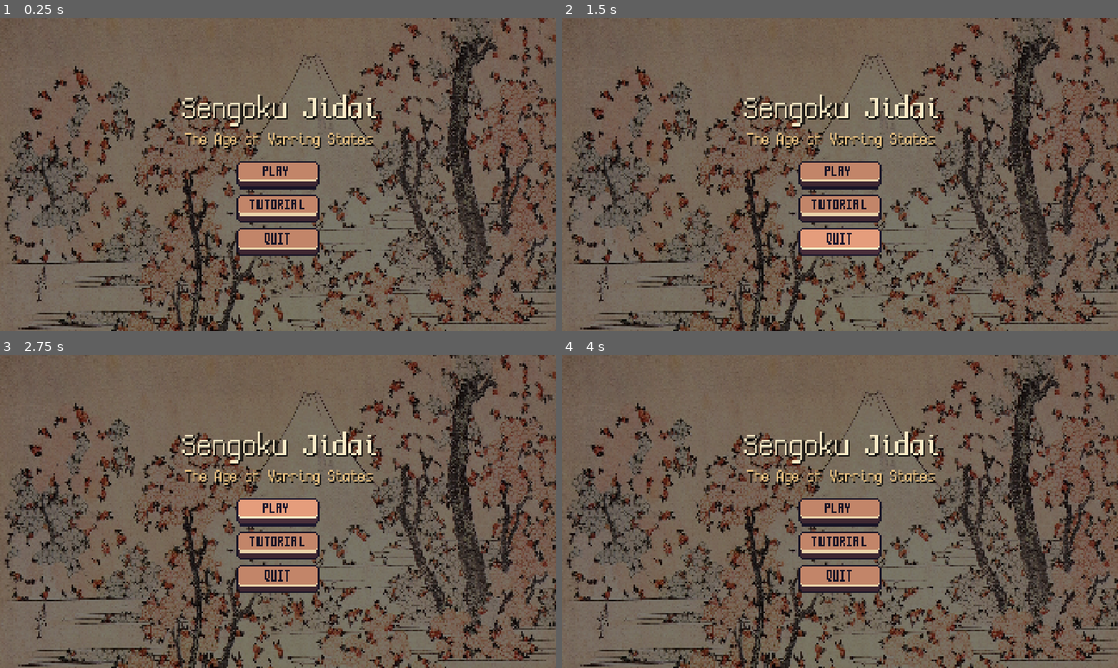
Above: before the commit, frames 1-4 (two rows, left to right).
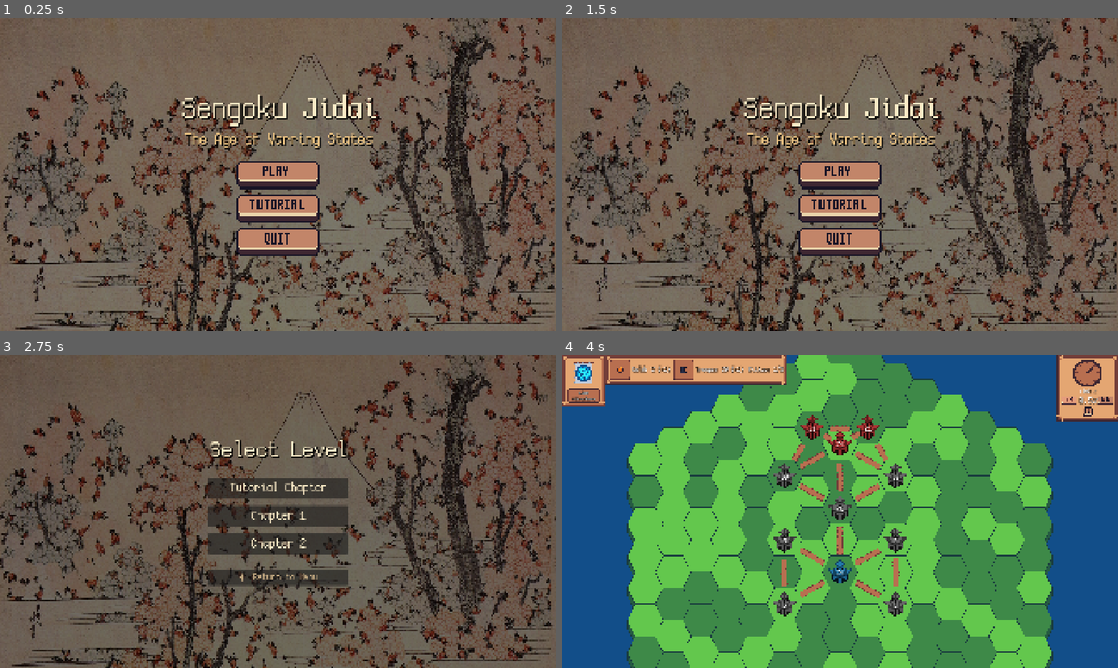
Above: after the commit, the same moments.

Repository: OliverKris/CSCI6562-Project
Game: Godot game, scene res://UI/MainMenu/MainMenu.tscn
Same seed, same stepped clock (60 frames per second), same inputs: the game is played once before the commit and once after it.
Inputs (mouse positions are in pixels of both pictures, inside the frame that each line leads up to):
- Up to frame 1 (0.25 s): no input
- Up to frame 2 (1.5 s): click (840, 174) at 0.5 s; click (840, 240) at 1.25 s, where only the run after the commit has a clickable "◀ Return to Menu"
- Up to frame 3 (2.75 s): click (278, 511) at 2 s
- Up to frame 4 (4 s): click (840, 514) at 2.75 s, where only the run after the commit has a clickable "Chapter 1"; click (1067, 401) at 3.52 s

The runs differ from the first frame. In frame 1, 23% of the frame differs, in the area x 0-100%, y 0-100%; in frame 2, 21%; in frame 3, 39%; in frame 4, 99%.
Error before the commit: Parse Error: Identifier "level_select" not declared in the current scope. (res://UI/MainMenu/MainMenu.gd:32)

Commit message:
Merge fixes

Diff:
--- a/UI/MainMenu/MainMenu.gd
+++ b/UI/MainMenu/MainMenu.gd
@@ -7,6 +7,8 @@
 @onready var tutorial_button: TextureButton = $VBoxContainer/TutorialCenter/TutorialButton
 @onready var quit_button: TextureButton = $VBoxContainer/QuitCenter/QuitButton
 @onready var bg_rect: TextureRect = $BackgroundScroll
+
+var level_select: OptionButton = null
 
 const SCROLL_SPEED: float = 30.0
 var _scroll_offset: float = 0.0
@@ -37,7 +39,7 @@
 	if Engine.has_singleton("LevelSelection"):
 		LevelSelection.selected_level = chosen_index
 
-	await CustomSceneTransition.change_scene("res://Game.tscn")
+	get_tree().change_scene_to_file("res://UI/LevelSelect/LevelSelect.tscn")
 
 func _on_tutorial() -> void:
 	get_tree().change_scene_to_file("res://UI/TextualTutorial/Tutorial.tscn")
--- a/project.godot
+++ b/project.godot
@@ -19,7 +19,7 @@
 CycleClock="*res://Autoloads/CycleClock.gd"
 FactionState="*res://Autoloads/FactionState.gd"
 LevelSelection="*res://Autoloads/LevelSelection.gd"
-CustomSceneTransition="*uid://brb8onxw17ko7"
+CustomSceneTransition="*uid://bx0vhoqcb7gk5"
 
 [display]
 
Not shown: 1 places in LevelData/Level1/Level1.tres that only renumber resources
Not shown: 1 places in LevelData/Level2/Level2.tres that only renumber resources
Not shown: 1 places in UI/Transition/SceneTransition.tscn that only renumber resources
